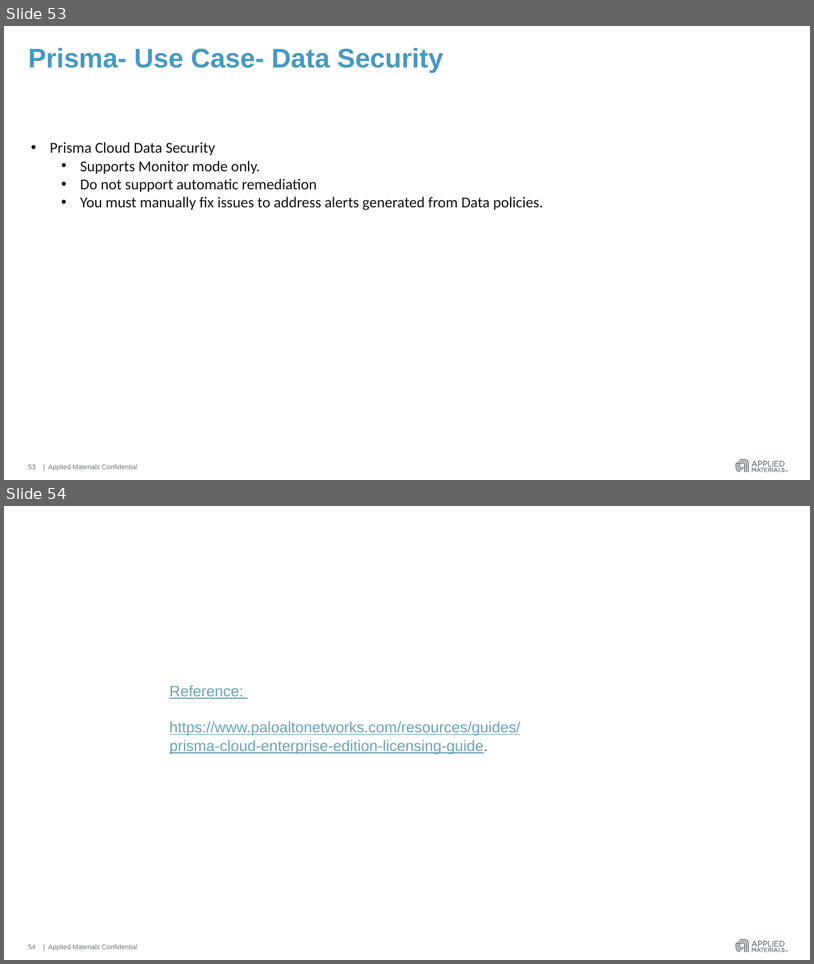
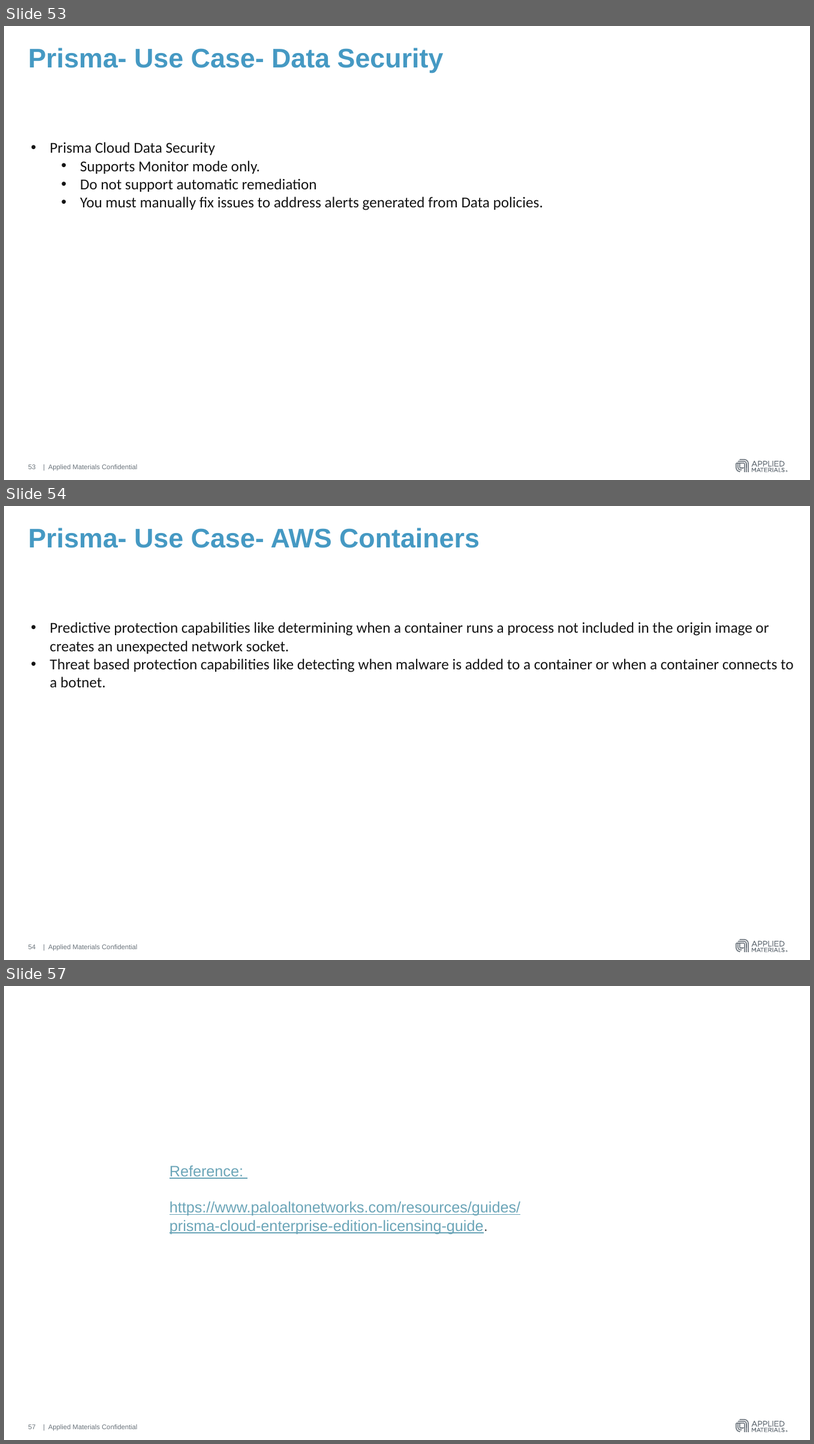
Before and after one commit to hmahajanHM/mytestrepo, a slide deck: AWS Guard Duty & Azure Security Center.pptx. Shown one above the other, each under a label of ours: slides 53 and 54 before the commit, slides 53, 54 and 57 after it; the slides between them are not shown. The pictures are 814x964 and 814x1444 pixels, drawn with LibreOffice and Linux fonts; fonts in the diff are those of the drawing. Boxes give left, top, right and bottom in pixels: in the first picture for what was removed or moved away, otherwise in the second. Text is boxed around its words. In the diff, an @@ line names an element or a change of style, - is before the commit and + after.

```diff
--- a/AWS Guard Duty & Azure Security Center.pptx
+++ b/AWS Guard Duty & Azure Security Center.pptx
@@ slide 54 added at [4,506,810,960], background #FFFFFF; not listed: 4 template elements that a slide beside it also shows @@
@@ title added at [28,528,480,548], 32 pt, text #4599C3, bold @@
+Prisma- Use Case- AWS Containers
@@ text added at [50,622,794,687], 18 pt, text #141414 @@
+• Predictive protection capabilities like determining when a container runs a process not included in the origin image or creates an unexpected network socket.
+• Threat based protection capabilities like detecting when malware is added to a container or when a container connects to a botnet.
@@ page number added at [28,944,35,949], 8 pt, text #6A737B @@
+54
@@ what was slide 54 is now slide 57 @@
@@ page number at [28,1424,35,1429]: text changed @@
-54
+57
```
Also in this commit, not shown: 1 slide changed, 2 other slides added.
